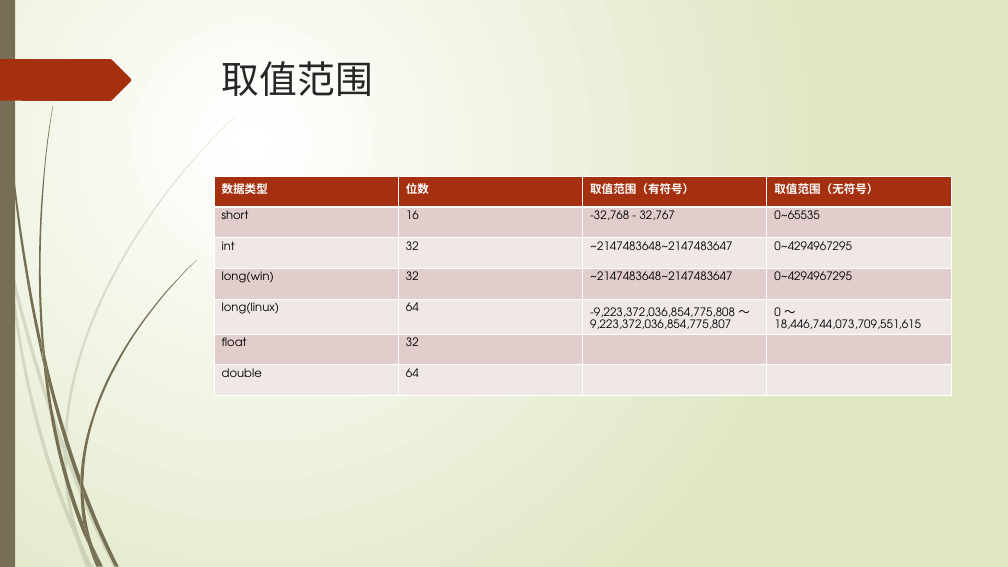
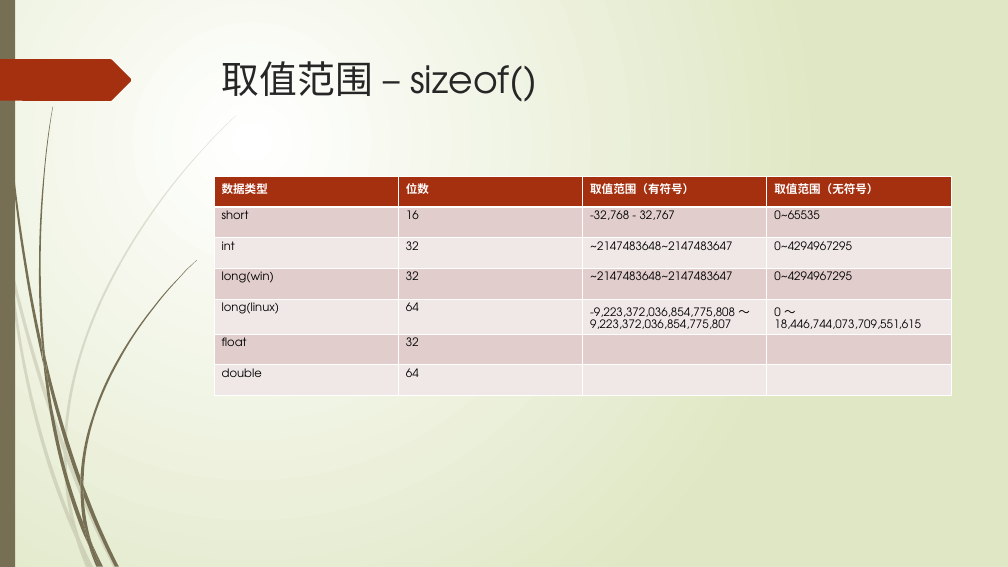
Before and after one commit to liuty2006/learn, a slide deck: slide 17 of learn_cpp/docs/C++语言培训.pptx. Drawn at 1008x567 pixels with LibreOffice and Linux fonts; fonts in the diff are those of the drawing. Boxes give left, top, right and bottom in pixels: in the first picture for what was removed or moved away, otherwise in the second. Text is boxed around its words. In the diff, an @@ line names an element or a change of style, - is before the commit and + after.

Commit message:
修改 - c2

```diff
--- a/learn_cpp/docs/C++语言培训.pptx
+++ b/learn_cpp/docs/C++语言培训.pptx
@@ title at <box>222,61,537,101</box>: text changed @@
-取值范围
+取值范围 – sizeof()
```
